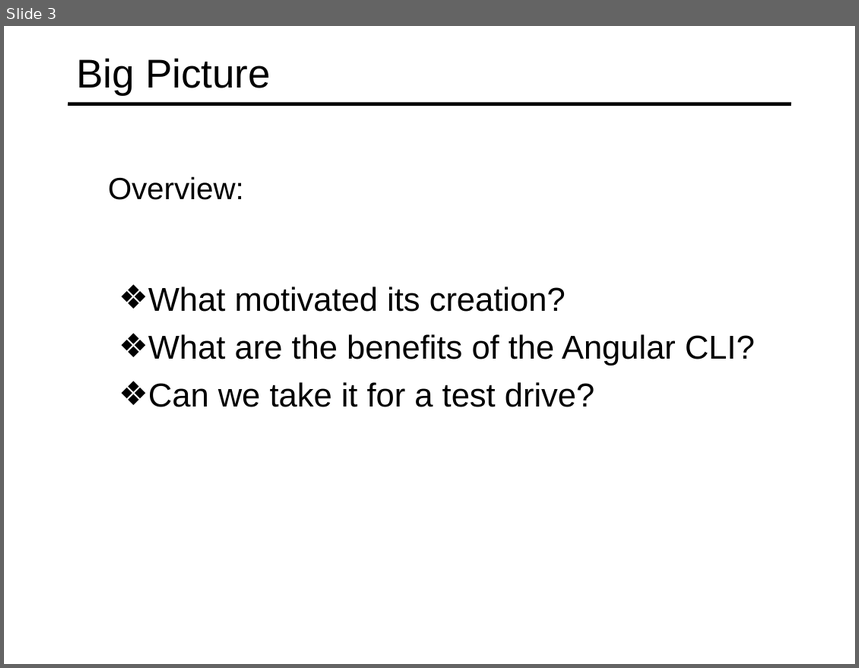
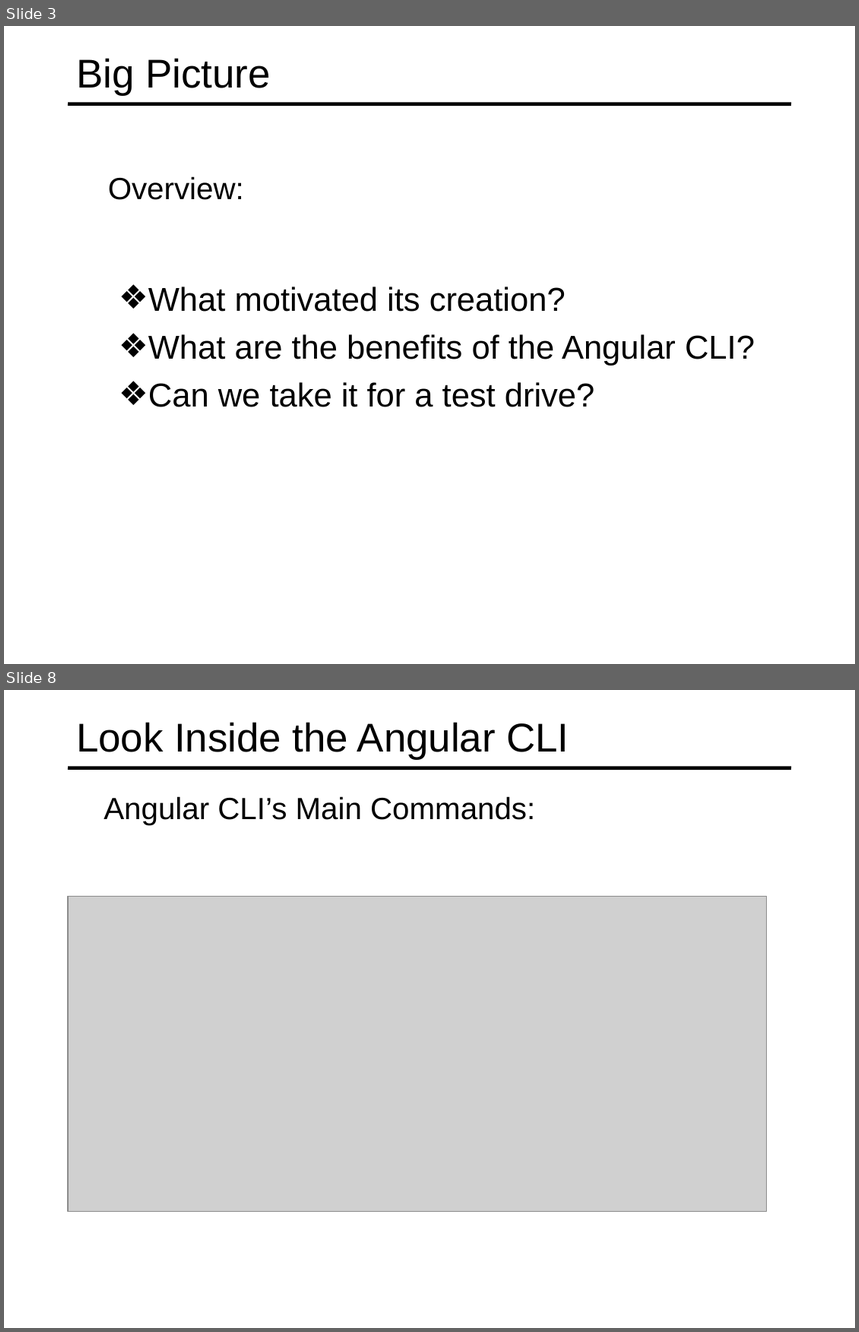
Before and after one commit to specter01wj/Jago_Link_Training, a slide deck: Angular/Angular7/Angular CLI/1.Overview/L1_Overview.ppt. Shown one above the other, each under a label of ours: slide 3 before the commit, slides 3 and 8 after it; the slides between them are not shown. The pictures are 859x668 and 859x1332 pixels, drawn with LibreOffice and Linux fonts; fonts in the diff are those of the drawing; grey boxes stand for pictures. Boxes give left, top, right and bottom in pixels: in the first picture for what was removed or moved away, otherwise in the second. Text is boxed around its words. In the diff, an @@ line names an element or a change of style, - is before the commit and + after.

```diff
--- a/Angular/Angular7/Angular CLI/1.Overview/L1_Overview.ppt
+++ b/Angular/Angular7/Angular CLI/1.Overview/L1_Overview.ppt
@@ slide 8 added at box(4, 690, 855, 1328), background #FFFFFF; not listed: 1 template element that a slide beside it also shows @@
@@ title added at box(76, 722, 569, 760), 34 pt, text #000000 @@
+Look Inside the Angular CLI
@@ text added at box(104, 796, 535, 825), 25.9 pt, text #000000 @@
+  Angular CLI’s Main Commands:
@@ picture added at box(68, 897, 767, 1213) @@
```
Also in this commit, not shown: 5 other slides added, 19 slides removed.
